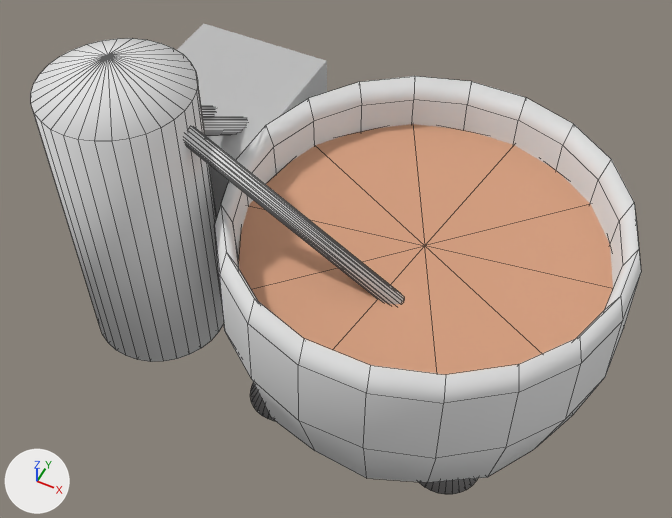
A saved change to the Blender file  latest fatboy/props/chocolate tank.blend.
Rendered twice from a camera (50 mm lens) standing at (8.43, -16.26, 22.91) and looking at (0.86, -1.13, 4.0). Every picture has the same lights, and +X, +Y and +Z are marked at lower left. Mesh edges are drawn as thin lines on the coarser meshes.
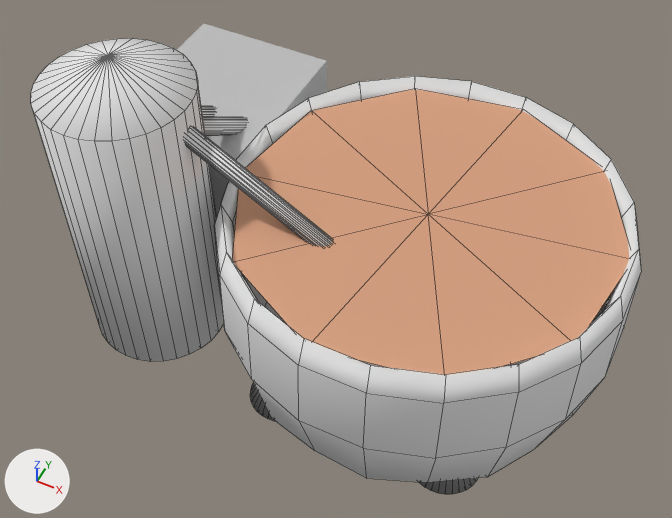
Commit message: * Modified chocolate tanks used in demoLevel.blend. * Modified chocolate tank.blend

Where the change shows, as pixel boxes (x1, y1, x2, y2) in the pictures (672 x 518 px):
'Cylinder.005', moved: before (238, 124, 613, 375); after (232, 89, 629, 375)

Diff of the bpy script that builds the scene:
```diff
--- a/ latest fatboy/props/chocolate tank.blend.py
+++ b/ latest fatboy/props/chocolate tank.blend.py
@@ ob_cylinder_005 @@
 ob_cylinder_005 = bpy.data.objects.new('Cylinder.005', me_cylinder_006)
-ob_cylinder_005.location = (3.03, -0.19, 8.46)
+ob_cylinder_005.location = (3.03, -0.19, 9.66)
 ob_cylinder_005.scale = (-5.84, -5.84, -5.84)
```
